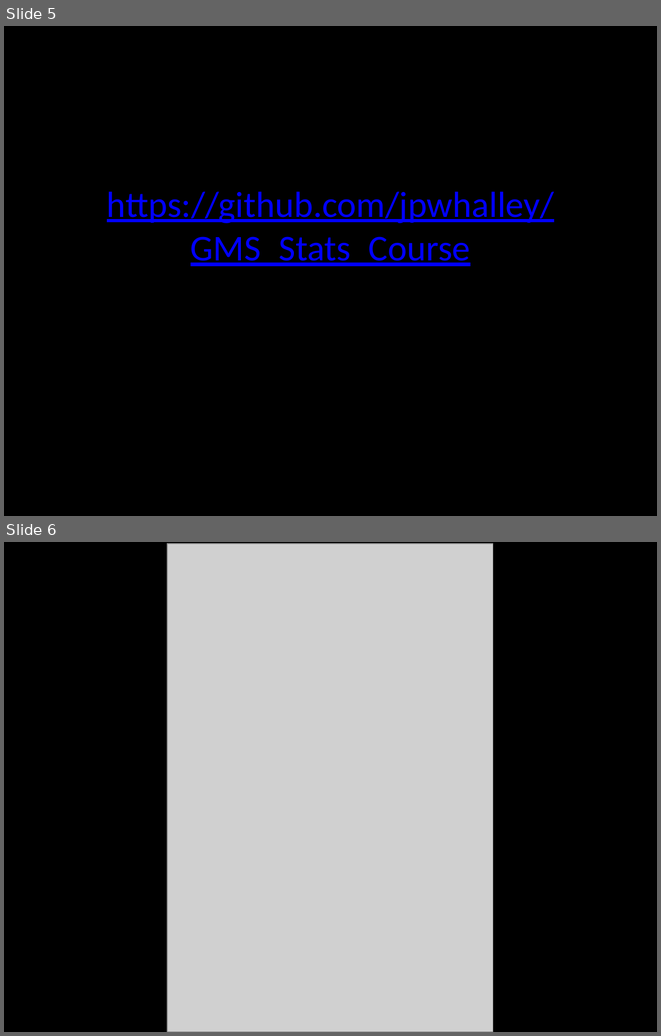
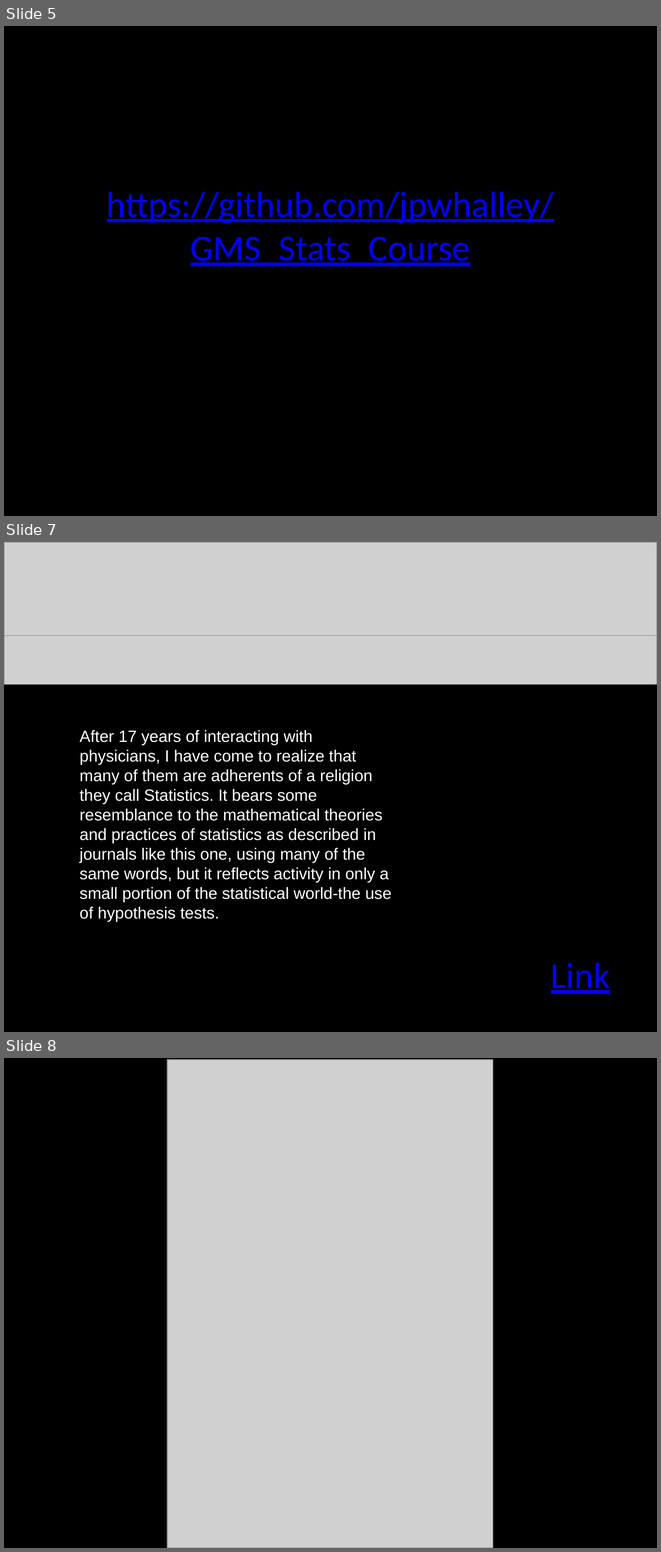
Before and after one commit to jpwhalley/GMS_Stats_Course, a slide deck: 1_Introduction_to_Statistics/1_Intro_to_stats.pptx. Shown one above the other, each under a label of ours: slides 5 and 6 before the commit, slides 5, 7 and 8 after it; the slides between them are not shown. The pictures are 661x1036 and 661x1552 pixels, drawn with LibreOffice and Linux fonts; fonts in the diff are those of the drawing; grey boxes stand for pictures. Boxes give left, top, right and bottom in pixels: in the first picture for what was removed or moved away, otherwise in the second. Text is boxed around its words. In the diff, an @@ line names an element or a change of style, - is before the commit and + after.

```diff
--- a/1_Introduction_to_Statistics/1_Intro_to_stats.pptx
+++ b/1_Introduction_to_Statistics/1_Intro_to_stats.pptx
@@ slide 7 added at [4,542,657,1032], background #000000 @@
@@ picture added at [4,542,657,636] @@
@@ picture added at [4,636,657,685] @@
@@ text added at [80,730,392,921], 18 pt, text #FFFFFF @@
+After 17 years of interacting with physicians, I have come to realize that many of them are adherents of a religion they call Statistics. It bears some resemblance to the mathematical theories and practices of statistics as described in journals like this one, using many of the same words, but it reflects activity in only a small portion of the statistical world-the use of hypothesis tests.
@@ text added at [551,962,610,994], 40 pt, text #0000FF, underline @@
+Link
@@ what was slide 6 is now slide 8 @@
```
Also in this commit, not shown: 1 other slide added, 4 other files.
